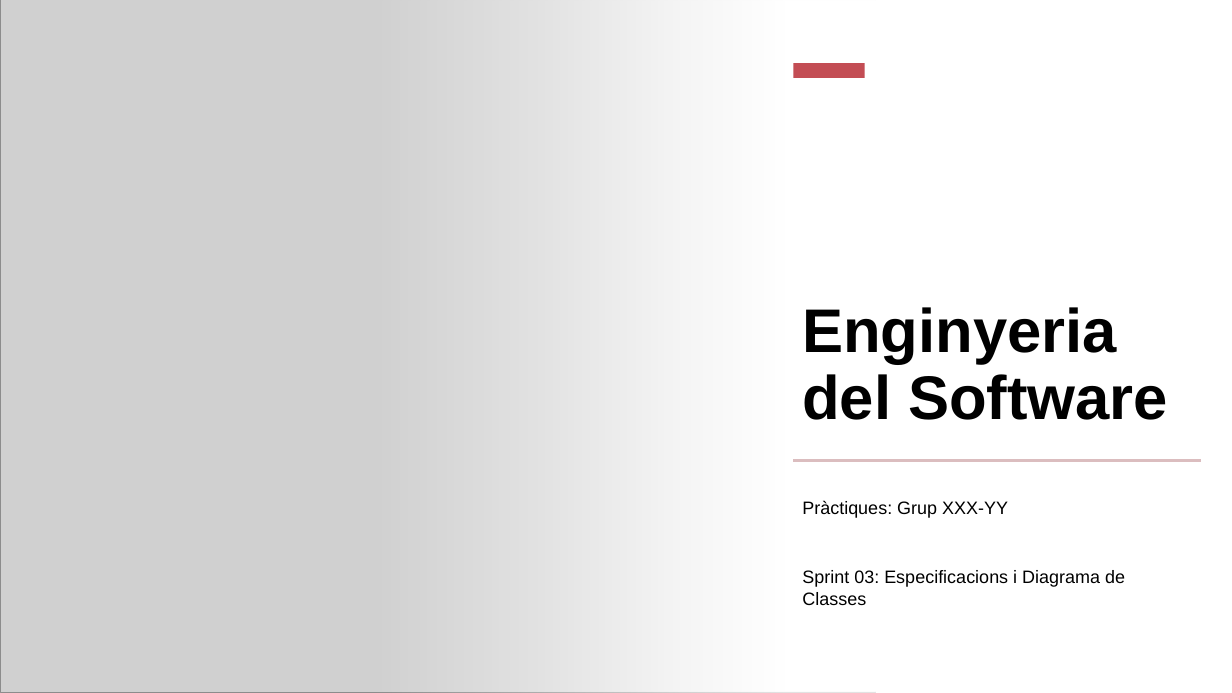
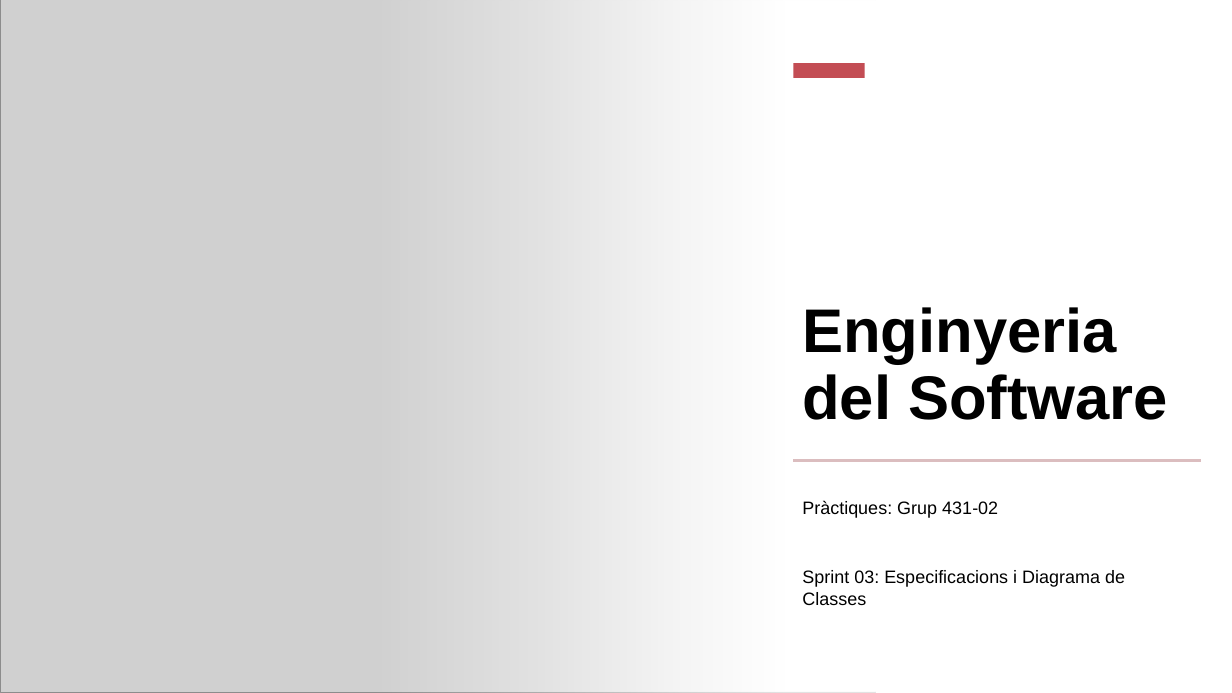
Before and after one commit to martipages/ES23UAB431-02, a slide deck: slide 1 of documents/Sprint3/Sprint_Review3_431-2.pptx. Drawn at 1232x693 pixels with LibreOffice and Linux fonts; fonts in the diff are those of the drawing; grey boxes stand for pictures. Boxes give left, top, right and bottom in pixels: in the first picture for what was removed or moved away, otherwise in the second. Text is boxed around its words. In the diff, an @@ line names an element or a change of style, - is before the commit and + after.

```diff
--- a/documents/Sprint3/Sprint_Review3_431-2.pptx
+++ b/documents/Sprint3/Sprint_Review3_431-2.pptx
@@ text at [802, 501, 998, 518]: text changed @@
-Pràctiques: Grup XXX-YY
+Pràctiques: Grup 431-02
```
Also in this commit, not shown: 3 other slides changed, 26 slides added, 4 slides removed, 5 other files.
